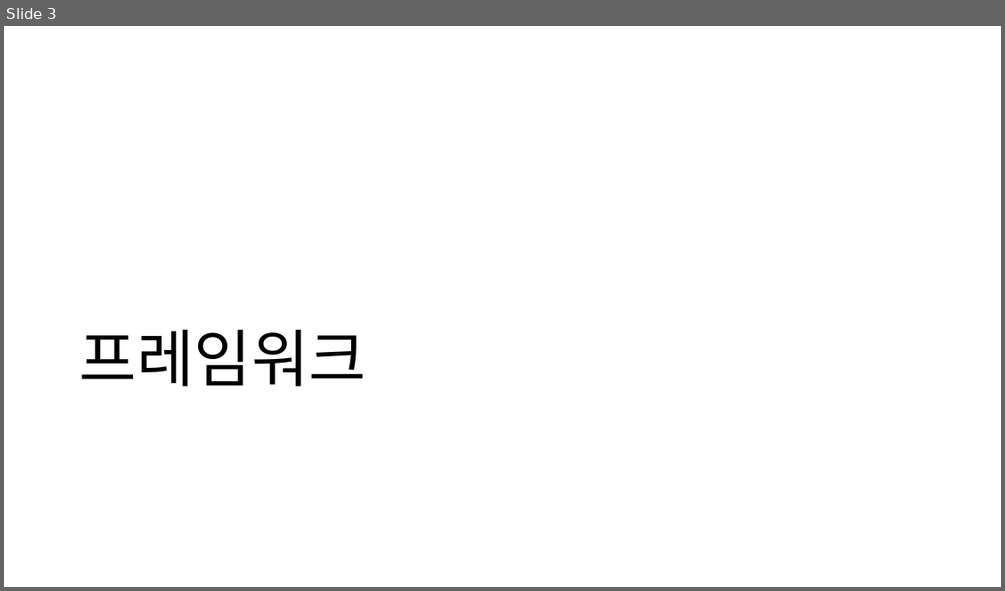
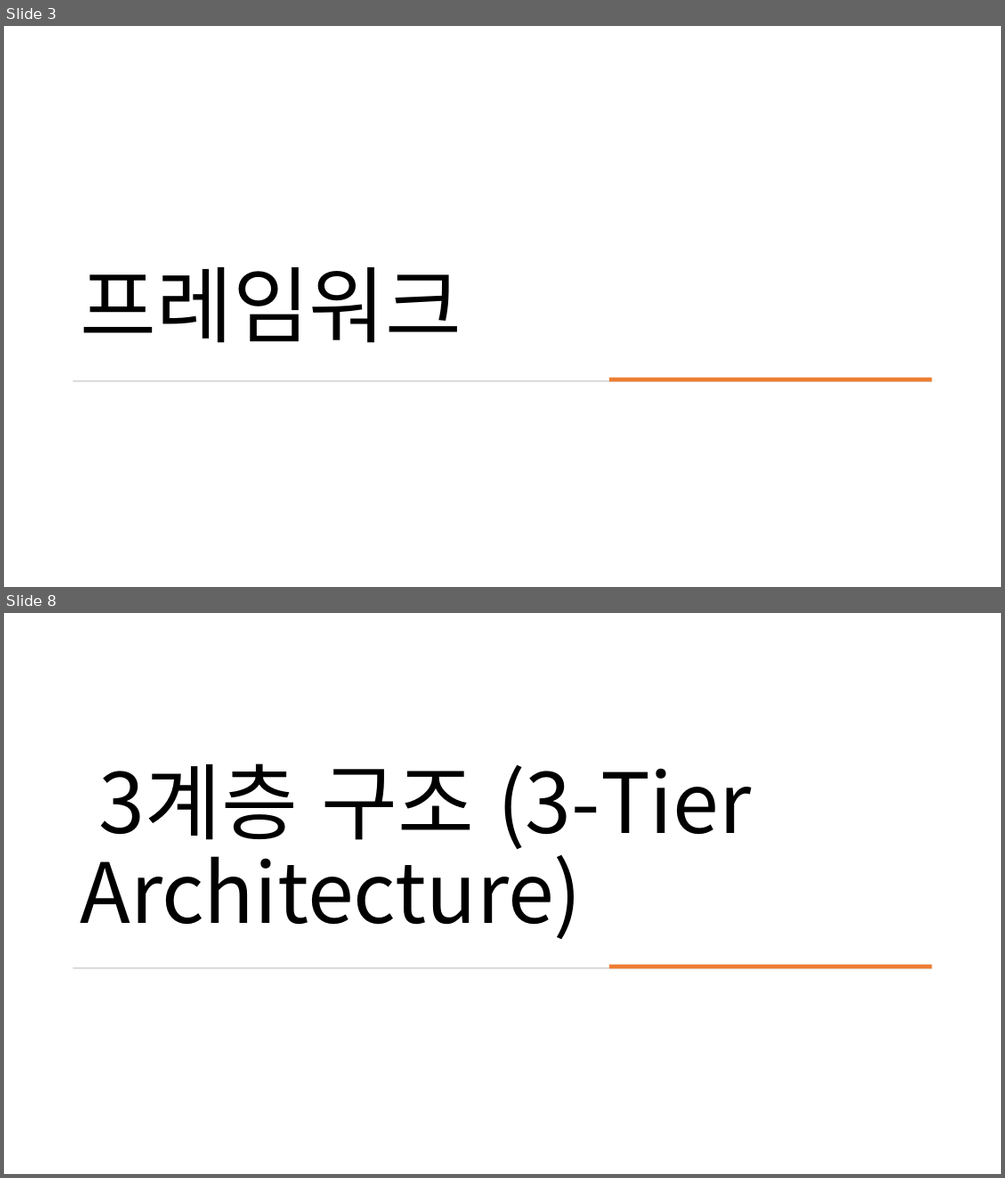
Before and after one commit to Son2kwon/SE_Project, a slide deck: Non-Coding-Region/SE_project 동영상 용 PPT.pptx. Shown one above the other, each under a label of ours: slide 3 before the commit, slides 3 and 8 after it; the slides between them are not shown. The pictures are 1005x591 and 1005x1178 pixels, drawn with LibreOffice and Linux fonts; fonts in the diff are those of the drawing. Boxes give left, top, right and bottom in pixels: in the first picture for what was removed or moved away, otherwise in the second. Text is boxed around its words. In the diff, an @@ line names an element or a change of style, - is before the commit and + after.

```diff
--- a/Non-Coding-Region/SE_project 동영상 용 PPT.pptx
+++ b/Non-Coding-Region/SE_project 동영상 용 PPT.pptx
@@ slide 8 added at (4,613,1001,1174), background #FFFFFF @@
@@ title added at (80,763,751,939), 80 pt, text #000000 @@
+3계층 구조 (3-Tier Architecture)
@@ rectangle added at (73,967,932,969), fill #D5D5D5 @@
@@ rectangle added at (609,965,932,969), fill #ED7D31 @@
@@ slide 3 changed as well @@
@@ title "프레임워크": place and size @@
-title "프레임워크" at (80,329,366,386)
+title "프레임워크" at (80,266,461,343)
@@ title "프레임워크" at (80,266,461,343): size 60 to 80 pt @@
@@ rectangle added at (73,380,932,382), fill #D5D5D5 @@
@@ rectangle added at (609,378,932,382), fill #ED7D31 @@
```
Also in this commit, not shown: 3 other slides changed, 24 other slides added, 1 slide removed.
